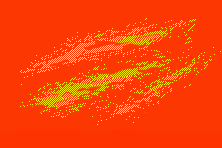
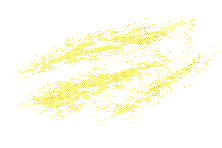
Two versions of the same layered image (222x148). Layer-by-layer changes:
painted on "Calque 2 copie" over 35, 34, 210, 109
painted on "Calque 3 copie" over 93, 44, 198, 122
painted on "Calque 4" over 48, 18, 192, 123
painted on "Calque 5" over 23, 22, 155, 99
painted on "Calque 6" over 73, 30, 154, 86
painted on "Calque 8" over 0, 71, 118, 128
painted on "Calque 9" over 80, 80, 175, 135
painted on "Calque 10" over 95, 3, 222, 49
painted on "Calque 11" over 0, 31, 112, 92
painted on "Calque 12" over 81, 39, 222, 104
painted on "Layer 4" over 0, 0, 222, 148
hid "Calque 7" over 0, 0, 222, 148
